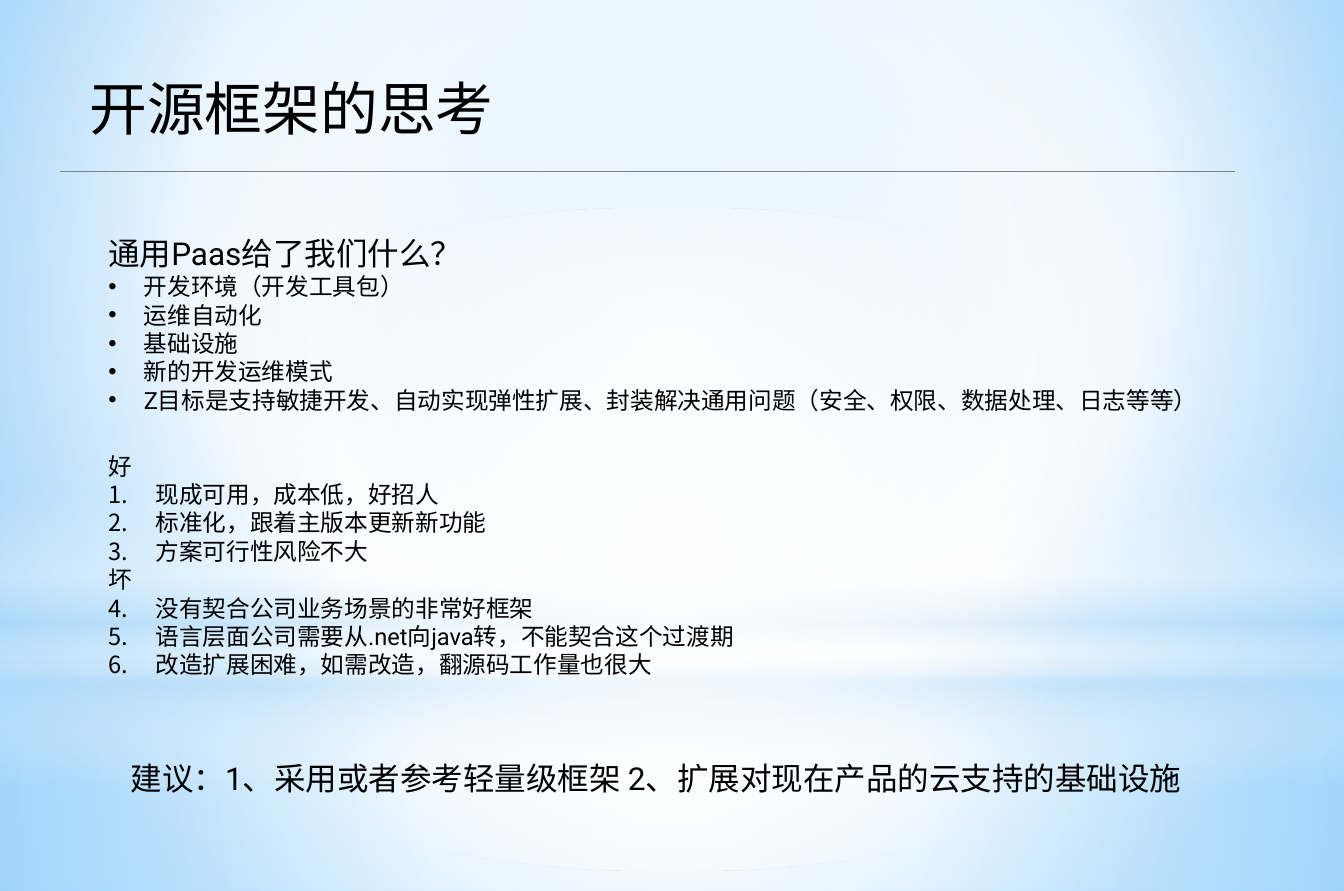
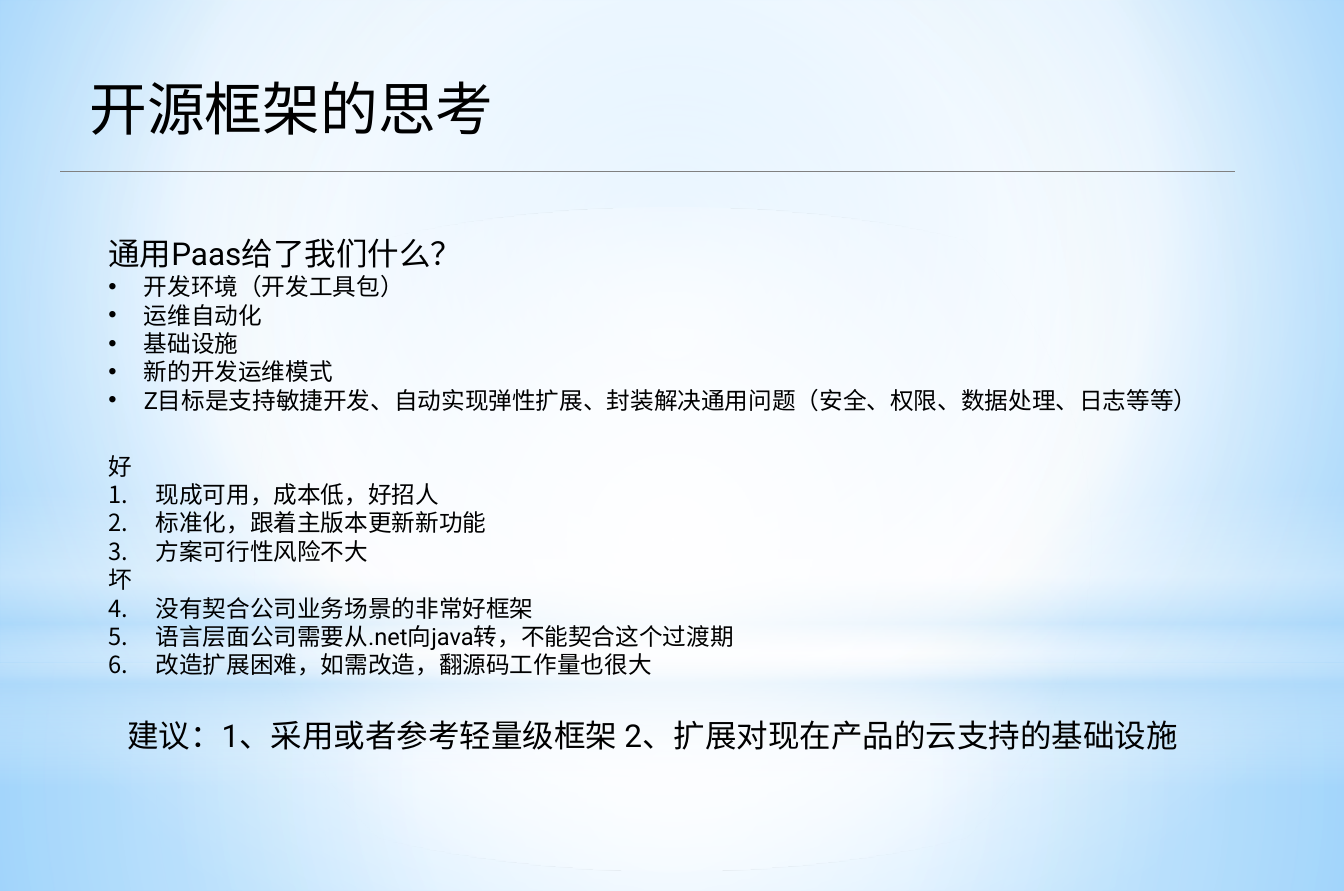
Before and after one commit to apporoad/DesignAndScheme2017, a slide deck: slide 12 of c云服务架构/Paas架构设计.pptx. Drawn at 1344x891 pixels with LibreOffice and Linux fonts; fonts in the diff are those of the drawing. Boxes give left, top, right and bottom in pixels: in the first picture for what was removed or moved away, otherwise in the second. Text is boxed around its words. In the diff, an @@ line names an element or a change of style, - is before the commit and + after.

Commit message:
add

```diff
--- a/c云服务架构/Paas架构设计.pptx
+++ b/c云服务架构/Paas架构设计.pptx
@@ text "建议：1、采用或者参考轻量级框架 2、扩展对现在产品的云支持的基础设施": place and size @@
-text "建议：1、采用或者参考轻量级框架 2、扩展对现在产品的云支持的基础设施" at [131, 763, 1181, 793]
+text "建议：1、采用或者参考轻量级框架 2、扩展对现在产品的云支持的基础设施" at [127, 720, 1177, 750]
```
Also in this commit, not shown: 2 other slides changed, 3 slides removed.
